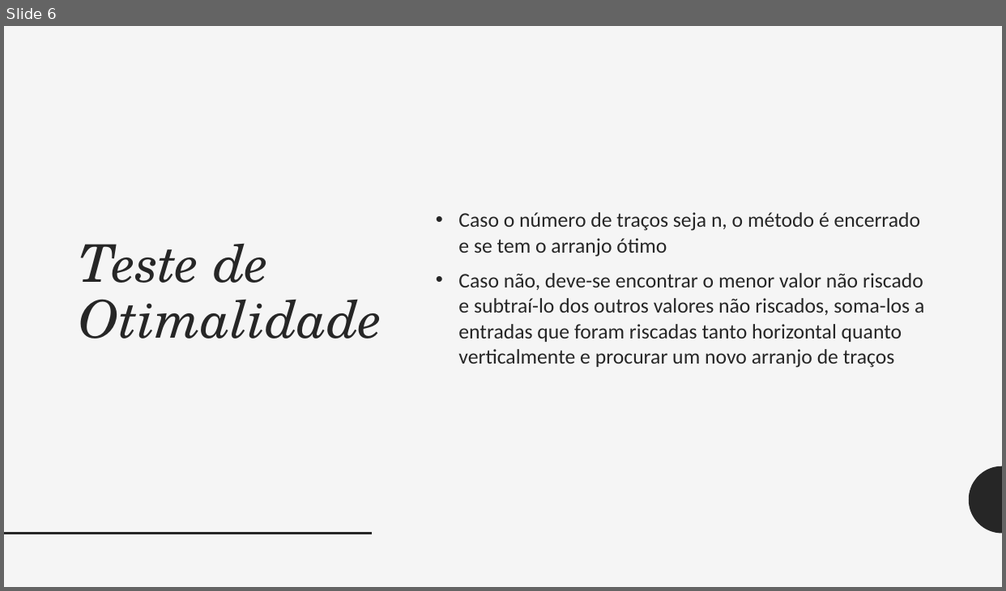
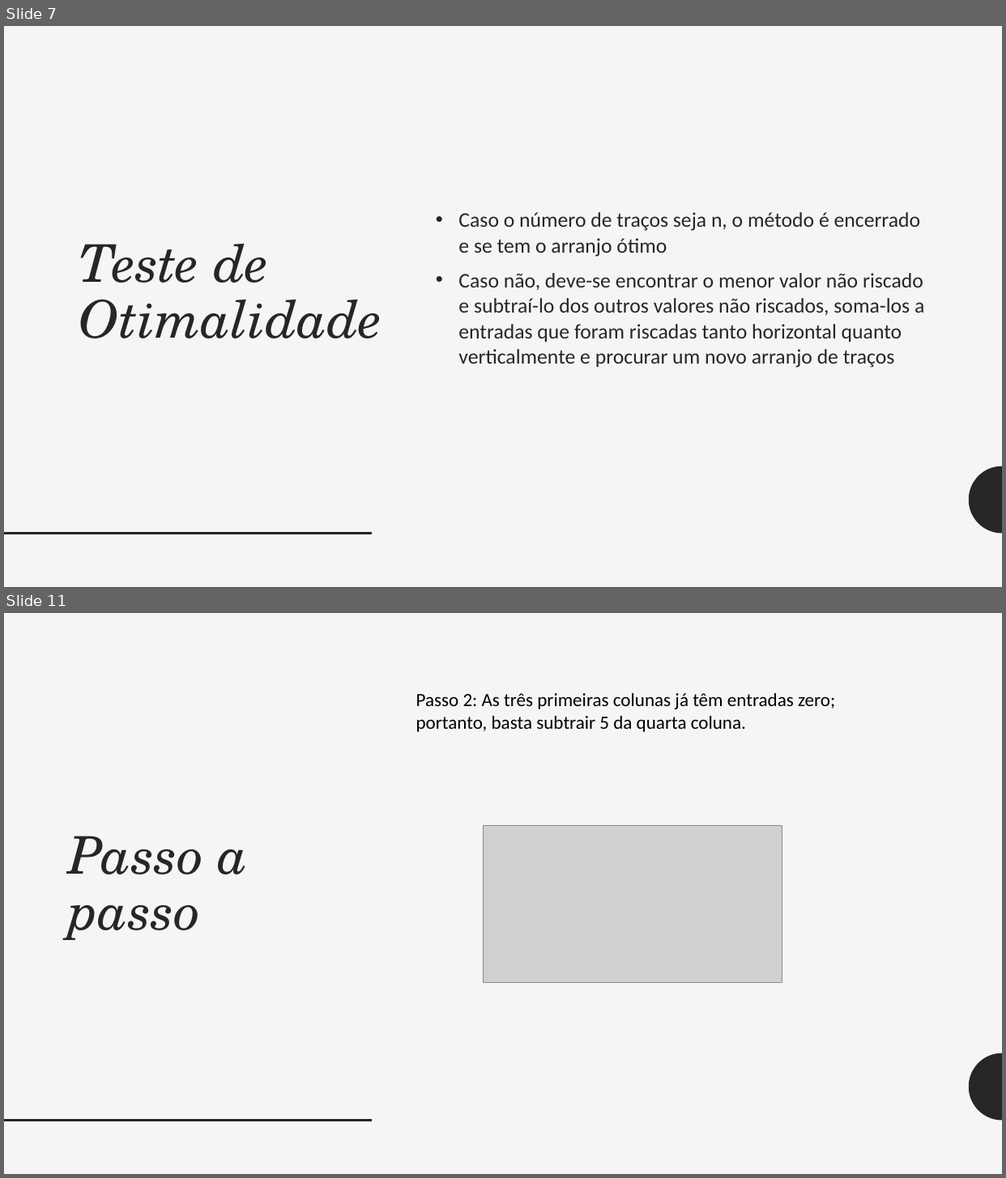
Before and after one commit to rafaelmotaalves/MetodoHungaro, a slide deck: MetodoHungaro.pptx. Shown one above the other, each under a label of ours: slide 6 before the commit, slides 7 and 11 after it; the slides between them are not shown. The pictures are 1006x591 and 1006x1178 pixels, drawn with LibreOffice and Linux fonts; fonts in the diff are those of the drawing; grey boxes stand for pictures. Boxes give left, top, right and bottom in pixels: in the first picture for what was removed or moved away, otherwise in the second. Text is boxed around its words. In the diff, an @@ line names an element or a change of style, - is before the commit and + after.

```diff
--- a/MetodoHungaro.pptx
+++ b/MetodoHungaro.pptx
@@ slide 11 added at (4,613,1002,1174), background #F5F5F5; not listed: 2 template elements that a slide beside it also shows @@
@@ text added at (416,693,835,732), 18 pt, text #000000 @@
+Passo 2: As três primeiras colunas já têm entradas zero;
+portanto, basta subtrair 5 da quarta coluna.
@@ picture added at (484,825,782,983) @@
@@ title added at (69,836,248,940), 50 pt, text #262626, italic @@
+Passo a passo
@@ what was slide 6 is now slide 7 @@
```
Also in this commit, not shown: 2 slides changed, 12 other slides added.
